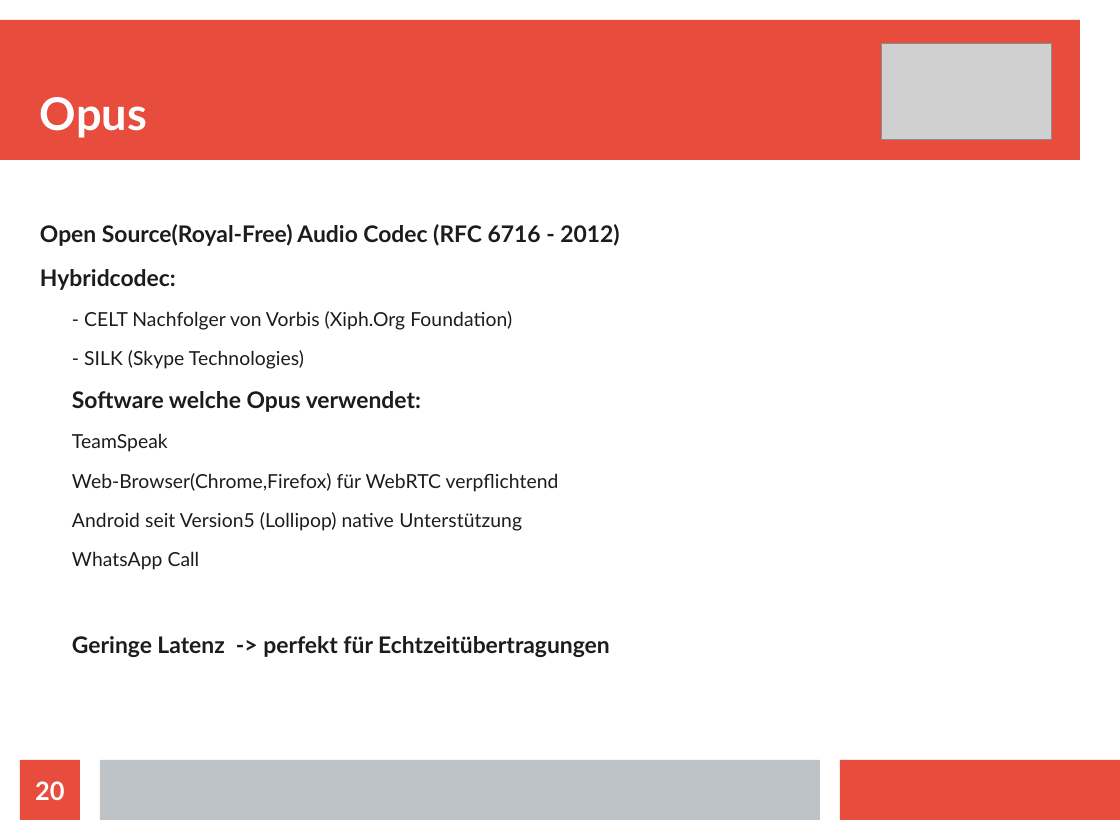
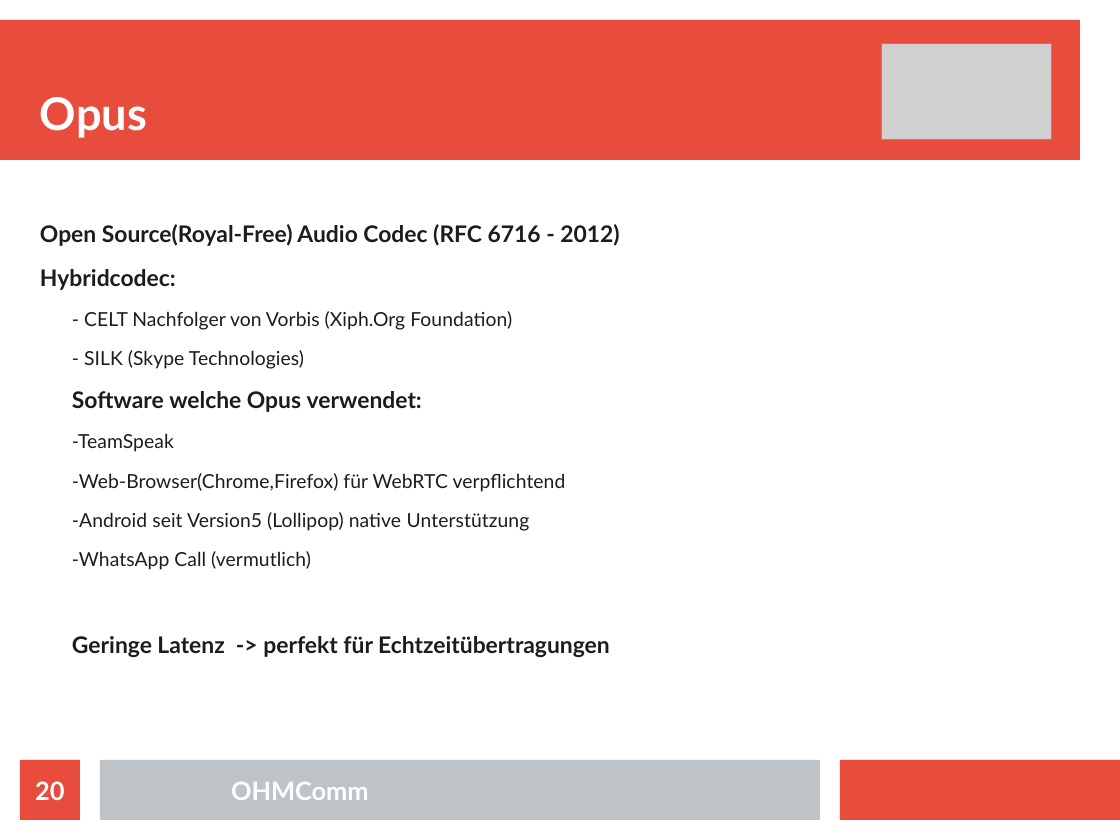
Before and after one commit to doe300/OHMComm, a slide deck: slide 20 of documents/OHMCommPres.odp. Drawn at 1120x840 pixels with LibreOffice and Linux fonts; fonts in the diff are those of the drawing; grey boxes stand for pictures. Boxes give left, top, right and bottom in pixels: in the first picture for what was removed or moved away, otherwise in the second. Text is boxed around its words. In the diff, an @@ line names an element or a change of style, - is before the commit and + after.

Commit message:
Updated Presentation
rtaudio, opus and statistic slides improved

```diff
--- a/documents/OHMCommPres.odp
+++ b/documents/OHMCommPres.odp
@@ text at <box>72,433,566,570</box>: text changed @@
-  TeamSpeak
-  Web-Browser(Chrome,Firefox) für WebRTC verpflichtend
-  Android seit Version5 (Lollipop) native Unterstützung
-  WhatsApp Call
+  -TeamSpeak
+  -Web-Browser(Chrome,Firefox) für WebRTC verpflichtend
+  -Android seit Version5 (Lollipop) native Unterstützung
+  -WhatsApp Call (vermutlich)
@@ text added at <box>231,782,369,800</box>, 18 pt, text #FFFFFF, bold @@
+OHMComm
```
Also in this commit, not shown: 24 other slides changed, 2 slides added, 5 slides removed.
